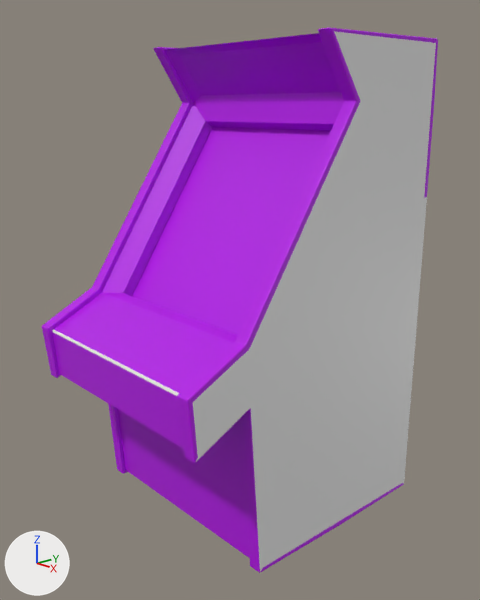
The Blender file game/arcade.blend, before and after one commit.
Both versions are drawn from a 50 mm camera at (4.57, -4.33, 3.73) aimed at (0.08, -0.32, 2.0). Arrows for +X, +Y and +Z are at lower left; the lights stay in place.
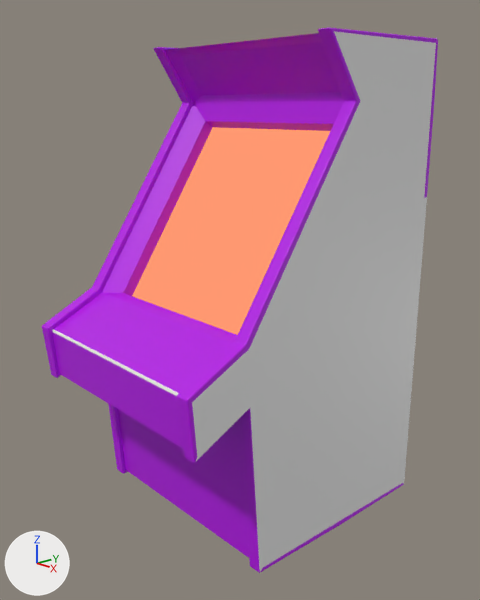
Pixel boxes [x1, y1, x2, y2] of what changed, in the pictures (480 x 600 px):
'Cube', recoloured, turned (purple to orange): [42, 28, 438, 573] in both
part 1 of me_cube_001, recoloured (purple to orange): [132, 127, 330, 335] in both

The change, as a diff of the scene's bpy script:
```diff
--- a/game/arcade.blend.py
+++ b/game/arcade.blend.py
@@ mat_material_006 @@
+mat_material_006 = principled_material('Material.006')
+mat_material_006.base_color = (0.591, 0.8, 0.0)  # yellow #cae700
@@ mat_material_005 @@
+mat_material_005 = principled_material('Material.005')
+mat_material_005.base_color = (0.03, 0.8, 0.0)  # green #30e700
@@ mat_material_008 @@
+mat_material_008 = principled_material('Material.008')
+mat_material_008.base_color = (0.0, 0.524, 0.8)  # cyan #00bfe7
@@ mat_material @@
+mat_material = emission_material('Material')
+mat_material.base_color = (1.0, 0.315, 0.165)  # orange #ff9871
@@ me_cube_001 @@
 me_cube_001.from_pydata(...)  # 1936 vertices, 1938 faces; spans x -1.13..1.13, y -1.75..1.05, z -1.05..3.3
 # used by ob_cube; location = (0.0, 0.0, 1.01)
+# me_cube_001 part 1: the 1 face centred in x 0.11, y -0.45, z 1.75 switches from mat_material_001 (purple #b500e7) to mat_material (orange #ff9871)
 me_cube_001.materials.append(mat_material_001)
 me_cube_001.materials.append(mat_material_002)
+me_cube_001.materials.append(mat_material)  # orange #ff9871
+me_cube_001.materials.append(mat_material_005)  # green #30e700
+me_cube_001.materials.append(mat_material_006)  # yellow #cae700
+me_cube_001.materials.append(mat_material_008)  # cyan #00bfe7
@@ ob_cube @@
 ob_cube.location = (0.0, 0.0, 1.01)
+ob_cube.rotation_euler = (0.0, 0.0, -0.00155)  # degrees (0, 0, -0.1)
```
